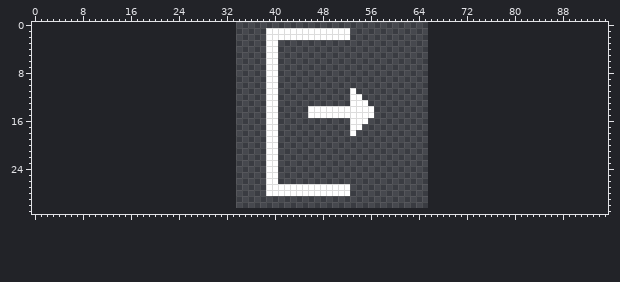
Two states of a pixel-art file, sprites/ui/exit_button.aseprite. Above is the file before it was changed.
32x32 pixels, 1 frame. The old version is drawn lined up with the new one, on the new canvas.
After:
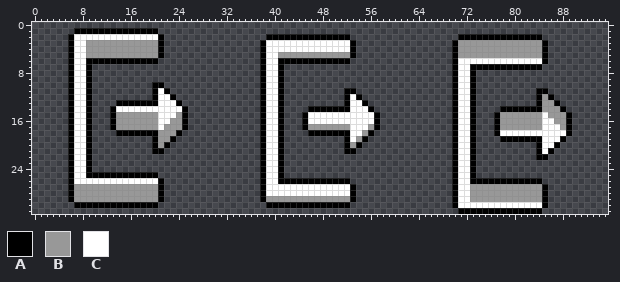
Palette (. is transparent): A #000000  B #989898  C #ffffff
Difference:
canvas 32x32 -> 96x32, the old top-left corner now at 34,-1 (the part of the old canvas that was cut away was empty and is not shown)
Changed rows in their new state; - is an unchanged pixel.
first column x 6:
 1 -AAAAAAAAAAAAAA------------------..............-------------------------------------
 2 ACCCCCCCCCCCCCCA-----------------AAAAAAAAAAAAAA------------------AAAAAAAAAAAAAA-----
 3 ACCBBBBBBBBBBBBA----------------A--CCCCCCCCCCCCA----------------ABBBBBBBBBBBBBBA----
 4 ACCBBBBBBBBBBBBA----------------A--CCCCCCCCCCCCA----------------ABBBBBBBBBBBBBBA----
 5 ACCBBBBBBBBBBBBA----------------A--BBBBBBBBBBBBA----------------ABBBBBBBBBBBBBBA----
 6 ACCAAAAAAAAAAAA-----------------A--AAAAAAAAAAAA-----------------ACCCCCCCCCCCCCCA----
 7 ACCA----------------------------A--A----------------------------ACCAAAAAAAAAAAA-----
 8 ACCA----------------------------A--A----------------------------ACCA----------------
 9 ACCA----------------------------A--A----------------------------ACCA----------------
10 ACCA----------AA----------------A--A----------------------------ACCA----------------
11 ACCA----------ACA---------------A--A----------AA----------------ACCA----------AA----
12 ACCA----------ACCA--------------A--A----------A-A---------------ACCA----------ABA---
13 ACCA----AAAAAAACCCA-------------A--A----------A--A--------------ACCA----------ABBA--
14 ACCA---ACCCCCCCCCCCA------------A--A----AAAAAAA---A-------------ACCA----AAAAAAABBBA-
15 ACCA---ABBBBBBBCCCBA------------A--A---A-----------A------------ACCA---ABBBBBBBCBBBA
16 ACCA---ABBBBBBBCCBBA------------A--A---ACCCCCCC---CA------------ACCA---ABBBBBBBCCBBA
17 ACCA---ABBBBBBBCBBBA------------A--A---ABBBBBBB--CBA------------ACCA---ABBBBBBBCCCBA
18 ACCA----AAAAAAABBBA-------------A--A----AAAAAAA-CBA-------------ACCA---ACCCCCCCCCCCA
19 ACCA----------ABBA--------------A--A----------ACBA--------------ACCA----AAAAAAACCCA-
20 ACCA----------ABA---------------A--A----------ABA---------------ACCA----------ACCA--
21 ACCA----------AA----------------A--A----------AA----------------ACCA----------ACA---
22 ACCA----------------------------A--A----------------------------ACCA----------AA----
23 ACCA----------------------------A--A----------------------------ACCA----------------
24 ACCA----------------------------A--A----------------------------ACCA----------------
25 ACCAAAAAAAAAAAA-----------------A--A----------------------------ACCA----------------
26 ACCCCCCCCCCCCCCA----------------A--AAAAAAAAAAAA-----------------ACCAAAAAAAAAAAA-----
27 ABBBBBBBBBBBBBBA----------------A--------------A----------------ACCBBBBBBBBBBBBA----
28 ABBBBBBBBBBBBBBA----------------A--------------A----------------ACCBBBBBBBBBBBBA----
29 ABBBBBBBBBBBBBBA----------------ABBBBBBBBBBBBBBA----------------ACCBBBBBBBBBBBBA----
30 -AAAAAAAAAAAAAA------------------AAAAAAAAAAAAAA-----------------ACCCCCCCCCCCCCCA----
31 -----------------------------------------------------------------AAAAAAAAAAAAAA-----
